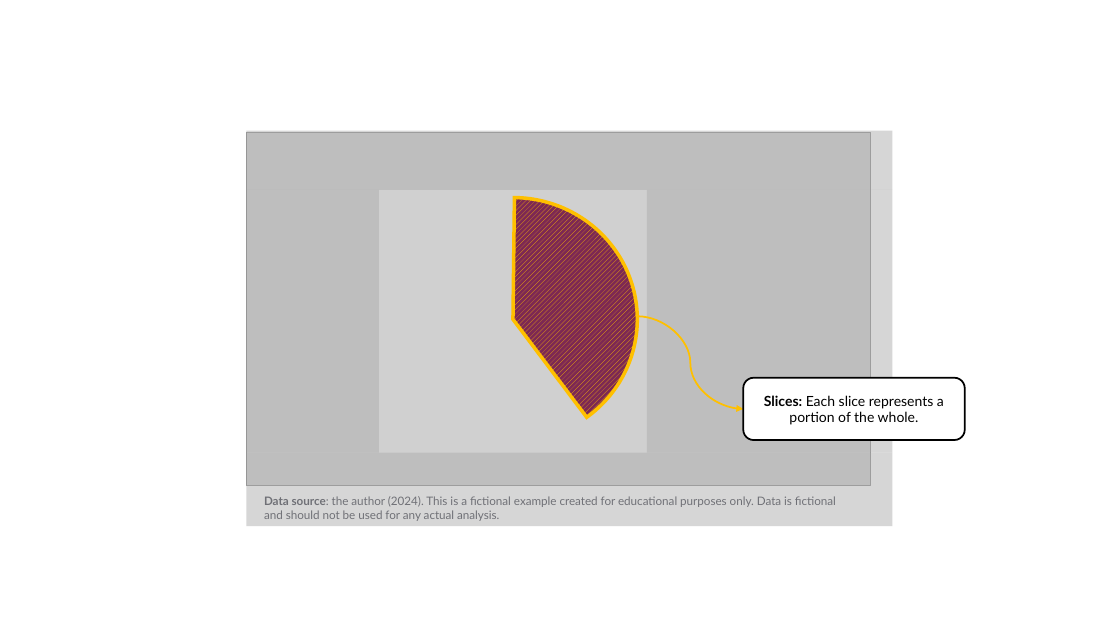
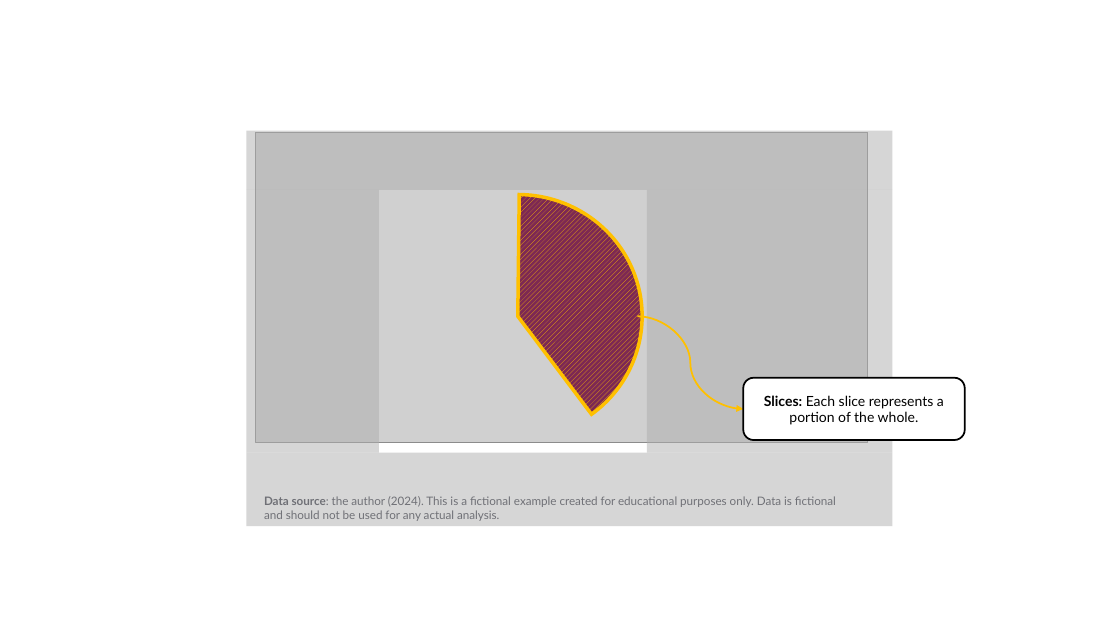
Before and after one commit to marianast97/VisualizationLiteracy, a slide deck: slide 57 of 01.NoGuidance/LearningContent/LearningContent.pptx. Drawn at 1120x630 pixels with LibreOffice and Linux fonts; fonts in the diff are those of the drawing; grey boxes stand for pictures. Boxes give left, top, right and bottom in pixels: in the first picture for what was removed or moved away, otherwise in the second. Text is boxed around its words. In the diff, an @@ line names an element or a change of style, - is before the commit and + after.

```diff
--- a/01.NoGuidance/LearningContent/LearningContent.pptx
+++ b/01.NoGuidance/LearningContent/LearningContent.pptx
@@ picture resized from (x1=246, y1=132, x2=870, y2=486) to (x1=255, y1=132, x2=868, y2=443) @@
@@ pie slice (boxed as its full ellipse) moved from (x1=389, y1=197, x2=638, y2=441) to (x1=393, y1=195, x2=642, y2=439) @@
```
Also in this commit, not shown: 11 other slides changed, 52 other files.
